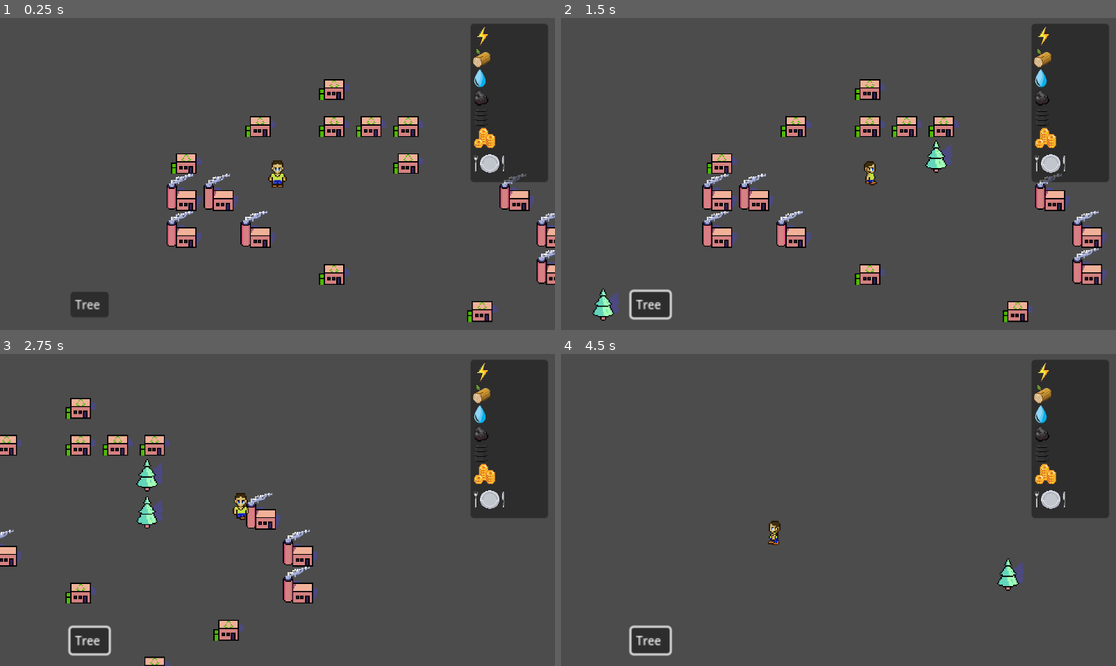
Above: before the commit, frames 1-4 (two rows, left to right).
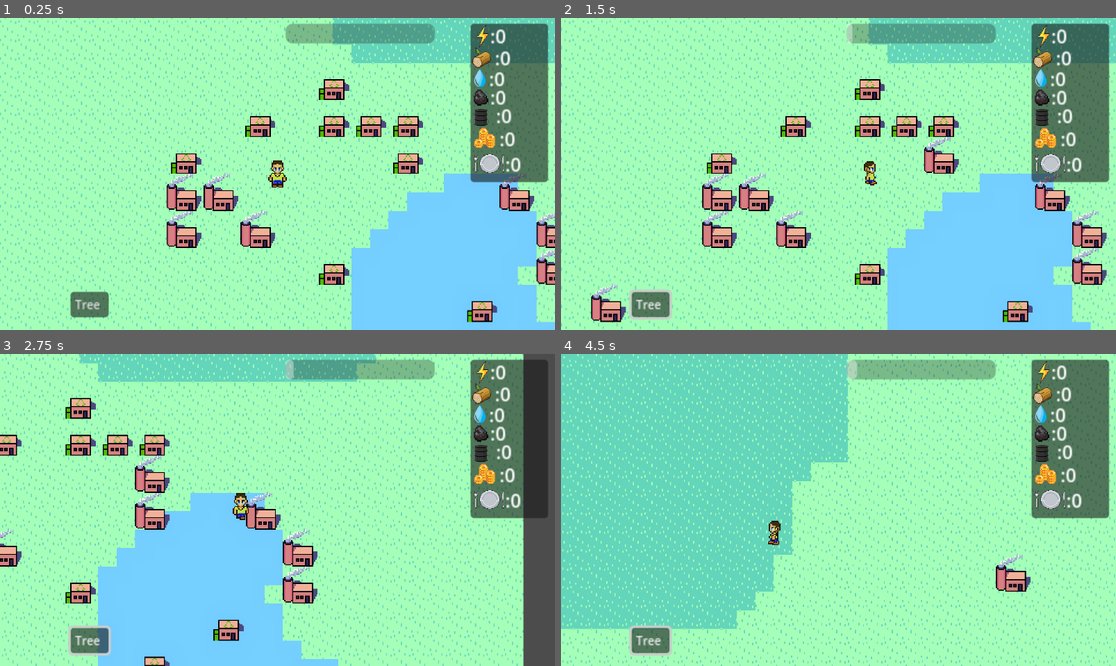
Above: after the commit, the same moments.

Repository: AdrianTheFrog/SMathHacks-Reasource-Conservation-Project
Game: Godot game, scene res://main scene.tscn
Same seed, same stepped clock (60 frames per second), same inputs: the game is played once before the commit and once after it.
Inputs (mouse positions are in pixels of both pictures, inside the frame that each line leads up to):
- Up to frame 1 (0.25 s): no input
- Up to frame 2 (1.5 s): click "Tree" at 0.5 s; tap Enter at 1.25 s; move the mouse to (960, 158) at 1.27 s; hold Right (Right) from 1.28 s (still down); click (960, 158) at 1.42 s
- Up to frame 3 (2.75 s): move the mouse to (166, 525) at 2.02 s; release Right (Right) at 2.03 s; hold Down (Down) from 2.03 s (still down); click (166, 525) at 2.17 s
- Up to frame 4 (4.5 s): move the mouse to (894, 441) at 2.77 s; release Down (Down) at 2.78 s; hold Right (Right) 2.78-3.53 s; click (894, 441) at 2.92 s; move the mouse to (810, 572) at 3.52 s; hold Up (Up) 3.53-4.28 s; click (810, 572) at 3.67 s; move the mouse to (1005, 556) at 4.27 s; hold Left (Left) from 4.28 s (still down); click (1005, 556) at 4.42 s

The runs differ from the first frame. In frame 1, 93% of the frame differs, in the area x 0-100%, y 0-100%; in frame 2, 93%; in frame 3, 89%; in frame 4, 99%.

Commit message:
got ui working and climate change bar

Diff:
--- a/Powerui.gd
+++ b/Powerui.gd
@@ -1,8 +1,10 @@
-extends Sprite2D
-var power = 0
+extends Label
+
+
 
 # Called when the node enters the scene tree for the first time.
 func _ready():
+
 	pass # Replace with function body.
 
 
--- a/TileMap.gd
+++ b/TileMap.gd
@@ -2,26 +2,22 @@
 var moisture = FastNoiseLite.new()
 var temperature = FastNoiseLite.new()
 var altitude = FastNoiseLite.new()
-var width = 128
-var height = 128
-@onready var player = get_parent().get_child(3)
+var width = 500/16
+var height = 500/16
 
 func _ready():
 	moisture.seed = randi()
 	temperature.seed = randi()
 	altitude.seed = randi()
-	pass
 
+func _process(_delta):
+	generate_chunk(%Character.position)
 
-
-func _process(delta):
-	generate_chunk(player.position)
-	pass
-func generate_chunk(position):
-	var tile_pos = local_to_map(position)
+func generate_chunk(pos):
+	var tile_pos = local_to_map(pos)
 	for x in range(width):
 		for y in range(height):
 			var moist = moisture.get_noise_2d(tile_pos.x-width/2 + x,tile_pos.y-height/2 + y)*10
 			var temp = temperature.get_noise_2d(tile_pos.x-width/2 + x,tile_pos.y-height/2 + y)*10
 			var alt = altitude.get_noise_2d(tile_pos.x-width/2 + x,tile_pos.y-height/2 + y)*10
-			set_cell(0,Vector2i(tile_pos.x-width/2 + x,tile_pos.y-height/2 + y),0, Vector2(round((moist+10)/5), Vector2(round((temp+10)/5)))
+			set_cell(0,Vector2i(tile_pos.x-width/2 + x,tile_pos.y-height/2 + y),1, Vector2(round((moist+10)/5), round((temp+10)/5)))
--- a/TreeButton.gd
+++ b/TreeButton.gd
@@ -8,5 +8,4 @@
 
 # Called every frame. 'delta' is the elapsed time since the previous frame.
 func _process(delta):
-	var beingplaced = 0
 	pass
--- a/main scene.gd
+++ b/main scene.gd
@@ -1,11 +1,29 @@
 extends Node2D
-
+var power = 0
+var wood = 0
+var water = 0
+var coal = 0
+var oil = 0
+var bits = 0
+var food = 0
 # Called when the node enters the scene tree for the first time.
 func _ready():
+
+
 	pass # Replace with function body.
 
 
 # Called every frame. 'delta' is the elapsed time since the previous frame.
 func _process(delta):
-	#$Node2D/power.text = (str(power))
+	$Camera2D/powerui.text = ":" + str(power)# has ui values
+	$Camera2D/woodui.text = ":" + str(wood)
+	$Camera2D/waterui.text = ":" + str(water)
+	$Camera2D/coalui.text = ":" + str(coal)
+	$Camera2D/oilui.text = ":" + str(oil)
+	$Camera2D/bitsui.text = ":" + str(bits)
+	$Camera2D/foodui.text = ":" + str(food)
 	pass
+
+
+func _on_timer_timeout():
+	$Camera2D/ProgressBar.value += 1 #put multiplicaton from buildings here
--- a/main scene.tscn
+++ b/main scene.tscn
@@ -1,7 +1,9 @@
-[gd_scene load_steps=15 format=3 uid="uid://dlewy2ppts022"]
+[gd_scene load_steps=18 format=3 uid="uid://dlewy2ppts022"]
 
-[ext_resource type="TileSet" uid="uid://duwyit720ltpx" path="res://tileset.tres" id="1_dur42"]
+[ext_resource type="TileSet" uid="uid://bigbiha614tnl" path="res://tileset.tres" id="1_dur42"]
+[ext_resource type="Script" path="res://main scene.gd" id="1_xhh2k"]
 [ext_resource type="TileSet" uid="uid://cxb4ovjti0sjt" path="res://buildings tileset.tres" id="2_0onu8"]
+[ext_resource type="Script" path="res://TileMap.gd" id="2_66w1i"]
 [ext_resource type="PackedScene" uid="uid://mm54hevg1o77" path="res://Character.tscn" id="3_0w33h"]
 [ext_resource type="Script" path="res://place on tilemap.gd" id="3_m5c11"]
 [ext_resource type="Script" path="res://Camera2D.gd" id="4_e6nis"]
@@ -13,6 +15,7 @@
 [ext_resource type="Texture2D" uid="uid://dpfsds7gfsk76" path="res://uistuff/foodui.png" id="10_d0gul"]
 [ext_resource type="Script" path="res://TreeButton.gd" id="13_1gwdv"]
 [ext_resource type="Texture2D" uid="uid://bcv16fbofoniw" path="res://uistuff/oilui.png" id="13_xw0jl"]
+[ext_resource type="Script" path="res://powerui.gd" id="15_pnjia"]
 
 [sub_resource type="Environment" id="Environment_xdtrx"]
 background_mode = 3
@@ -23,12 +26,14 @@
 glow_hdr_luminance_cap = 249.14
 
 [node name="Node2D" type="Node2D"]
+script = ExtResource("1_xhh2k")
 
 [node name="TileMap" type="TileMap" parent="."]
 texture_filter = 3
 tile_set = ExtResource("1_dur42")
 format = 2
-layer_0/tile_data = PackedInt32Array(-65536, 0, 0, 0, 0, 0,  …(109 unchanged characters)…  0, 196612, 0, 0, 262149, 0, 0, 196613, 0, 1, 196614, 0, 1, 131078, 0, 1, 65542, 0, 0, 65541, 0, 0, 131077, 0, 1, 262150, 0, 0, 262151, 0, 0, 262152, 0, 1, 262153, 0, 1, 262154, 0, 0, 262155, 0, 0, 196619, 0, 0, 196618, 0, 0, 196617, 0, 1, 196616, 0, 1, 327689, 0, 0, 327688, 0, 0, 393224, 0, 0, 393223, 0, 0, 458759, 0, 0, 196615, 0, 1, 131079, 0, 1, 327687, 0, 0, 327686, 0, 0, 327685, 0, …(12107 unchanged characters)…
+layer_0/tile_data = PackedInt32Array(-65536, 0, 0, 0, 0, 0,  …(109 unchanged characters)…  0, 196612, 0, 0, 262149, 0, 0, 196613, 131073, 0, 196614, 131073, 0, 131078, 131073, 0, 65542, 0, 0, 65541, 0, 0, 131077, 131073, 0, 262150, 0, 0, 262151, 0, 0, 262152, 131073, 0, 262153, 131073, 0, 262154, 0, 0, 262155, 0, 0, 196619, 0, 0, 196618, 0, 0, 196617, 131073, 0, 196616, 131073, 0, 327689, 0, 0, 327688, 0, 0, 393224, 0, 0, 393223, 0, 0, 458759, 0, 0, 196615, 131073, 0, 131079, 131073, 0, 327687, 0, 0, 327686, 0, 0, 327685, 0, …(12107 unchanged characters)…
+script = ExtResource("2_66w1i")
 
 [node name="TileMap2" type="TileMap" parent="."]
 texture_filter = 3
@@ -44,6 +49,9 @@
 unique_name_in_owner = true
 texture_filter = 3
 position = Vector2(3, 2)
+
+[node name="Timer" type="Timer" parent="."]
+autostart = true
 
 [node name="Camera2D" type="Camera2D" parent="."]
 zoom = Vector2(3, 3)
@@ -98,3 +106,55 @@
 theme_override_font_sizes/font_size = 10
 text = "Tree "
 script = ExtResource("13_1gwdv")
+
+[node name="powerui" type="Label" parent="Camera2D"]
+offset_left = 184.0
+offset_top = -131.0
+offset_right = 224.0
+offset_bottom = -108.0
+script = ExtResource("15_pnjia")
+
+[node name="woodui" type="Label" parent="Camera2D"]
+offset_left = 188.0
+offset_top = -112.0
+offset_right = 228.0
+offset_bottom = -89.0
+
+[node name="waterui" type="Label" parent="Camera2D"]
+offset_left = 183.0
+offset_top = -94.0
+offset_right = 223.0
+offset_bottom = -71.0
+
+[node name="coalui" type="Label" parent="Camera2D"]
+offset_left = 184.0
+offset_top = -78.0
+offset_right = 224.0
+offset_bottom = -55.0
+
+[node name="oilui" type="Label" parent="Camera2D"]
+offset_left = 189.0
+offset_top = -62.0
+offset_right = 229.0
+offset_bottom = -39.0
+
+[node name="bitsui" type="Label" parent="Camera2D"]
+offset_left = 192.0
+offset_top = -42.0
+offset_right = 232.0
+offset_bottom = -19.0
+
+[node name="foodui" type="Label" parent="Camera2D"]
+offset_left = 197.0
+offset_top = -20.0
+offset_right = 237.0
+offset_bottom = 3.0
+
+[node name="ProgressBar" type="ProgressBar" parent="Camera2D"]
+offset_left = 7.0
+offset_top = -130.0
+offset_right = 136.0
+offset_bottom = -113.0
+show_percentage = false
+
+[connection signal="timeout" from="Timer" to="." method="_on_timer_timeout"]
--- a/place on tilemap.gd
+++ b/place on tilemap.gd
@@ -1,8 +1,9 @@
 extends TileMap
+var placingvalue = 0
 
 func _input(event):
 	# Mouse in viewport coordinates.
 
 	if event is InputEventMouseButton and event.button_index == MOUSE_BUTTON_LEFT and event.is_pressed() == true:
-		set_cell(0, Vector2i(floor(get_local_mouse_position()/32)), 0, Vector2i(0,0))
-		print(ceil(get_local_mouse_position()/32))
+			set_cell(0, Vector2i(floor(get_local_mouse_position()/32)), 1, Vector2i(0,0))
+			print(ceil(get_local_mouse_position()/32))
